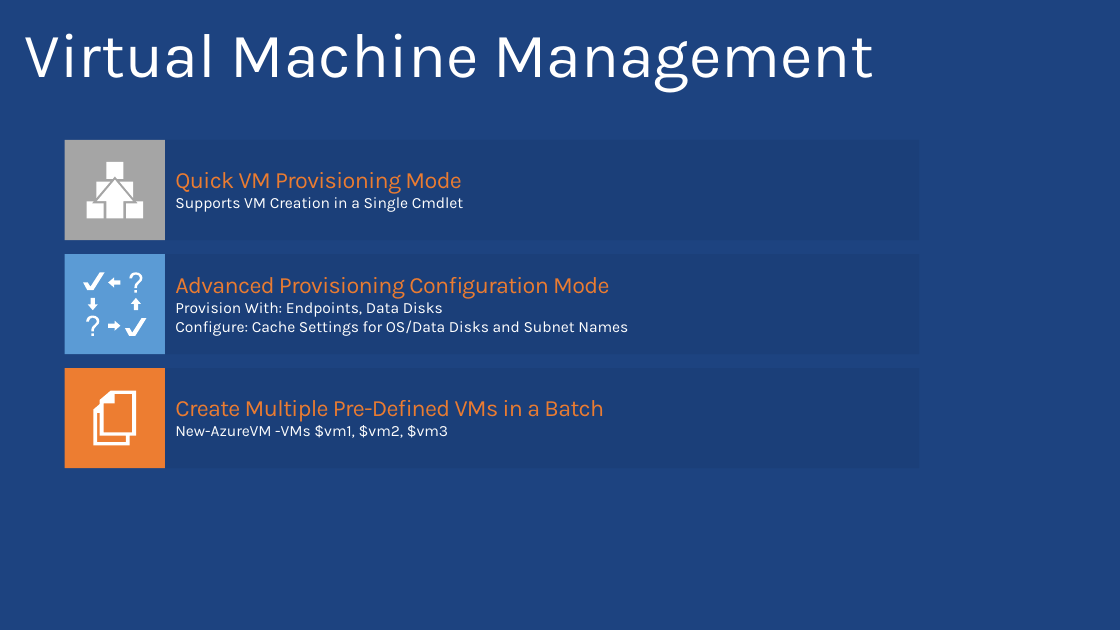
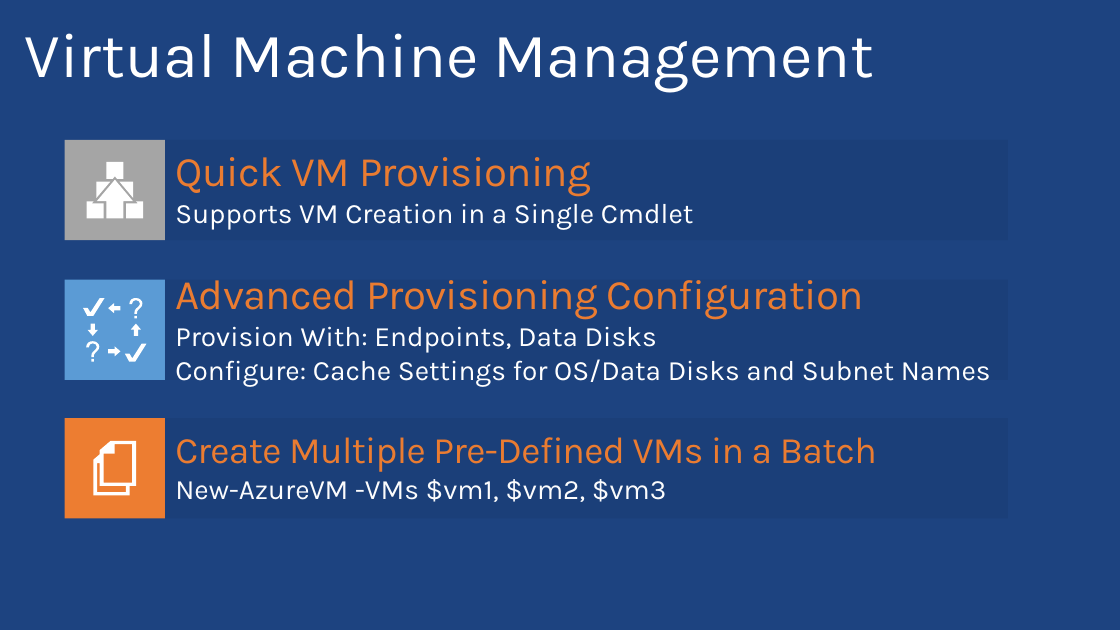
Before and after one commit to PyroJoke/AzureBootcamp2015Kharkiv, a slide deck: slide 9 of Virtual Machines Automated Deployment/Global Azure Bootcamp - Automating Azure VMs with Powershell.pptx (slide 10 before the commit). Drawn at 1120x630 pixels with LibreOffice and Linux fonts; fonts in the diff are those of the drawing; background and template pictures are left out. Boxes give left, top, right and bottom in pixels: in the first picture for what was removed or moved away, otherwise in the second. Text is boxed around its words. In the diff, an @@ line names an element or a change of style, - is before the commit and + after.

```diff
--- a/Virtual Machines Automated Deployment/Global Azure Bootcamp - Automating Azure VMs with Powershell.pptx
+++ b/Virtual Machines Automated Deployment/Global Azure Bootcamp - Automating Azure VMs with Powershell.pptx
@@ rectangle "Quick VM Provisioning": place and size @@
-rectangle "Quick VM Provisioning" at [165, 140, 919, 240]
+rectangle "Quick VM Provisioning" at [165, 140, 1008, 240]
@@ text in rectangle at [175, 157, 591, 197]: text changed; size 20 to 36 pt @@
-Quick VM Provisioning Mode
+Quick VM Provisioning
@@ text in rectangle at [175, 204, 694, 230]: size 13.3 to 24 pt in "Supports VM Creation in a Single Cmdlet" @@
@@ rectangle: place and size @@
-rectangle at [65, 254, 165, 354]
+rectangle at [65, 280, 165, 380]
@@ freeform shape: place and size @@
-freeform shape at [83, 272, 147, 336]
+freeform shape at [83, 298, 147, 362]
@@ rectangle "Advanced Provisioning Configuration": place and size @@
-rectangle "Advanced Provisioning Configuration" at [165, 254, 919, 354]
+rectangle "Advanced Provisioning Configuration" at [165, 280, 1008, 380]
@@ text in rectangle at [175, 280, 864, 320]: text changed; size 20 to 36 pt @@
-Advanced Provisioning Configuration Mode
+Advanced Provisioning Configuration
@@ text in rectangle at [175, 326, 991, 387]: size 13.3 to 24 pt in "Provision With: Endpoints, Data Disks", "Configure: Cache Settings for OS/Data Disks and ..." @@
@@ rectangle: place and size @@
-rectangle at [65, 368, 165, 468]
+rectangle at [65, 418, 165, 518]
@@ rectangle "Create Multiple Pre-Defined VMs in ...": place and size @@
-rectangle "Create Multiple Pre-Defined VMs in ..." at [165, 368, 919, 468]
+rectangle "Create Multiple Pre-Defined VMs in ..." at [165, 418, 1008, 518]
@@ rectangle "Create Multiple Pre-Defined VMs in ..." at [165, 418, 1008, 518]: size 20 to 32 pt in "Create Multiple Pre-Defined VMs in a Batch"; size 13.3 to 24 pt in "New-AzureVM -VMs $vm1, $vm2, $vm3" @@
@@ freeform shape: place and size @@
-freeform shape at [93, 391, 136, 445]
+freeform shape at [93, 441, 136, 496]
```
Also in this commit, not shown: 14 other slides changed, 4 slides removed, 2 other files.
